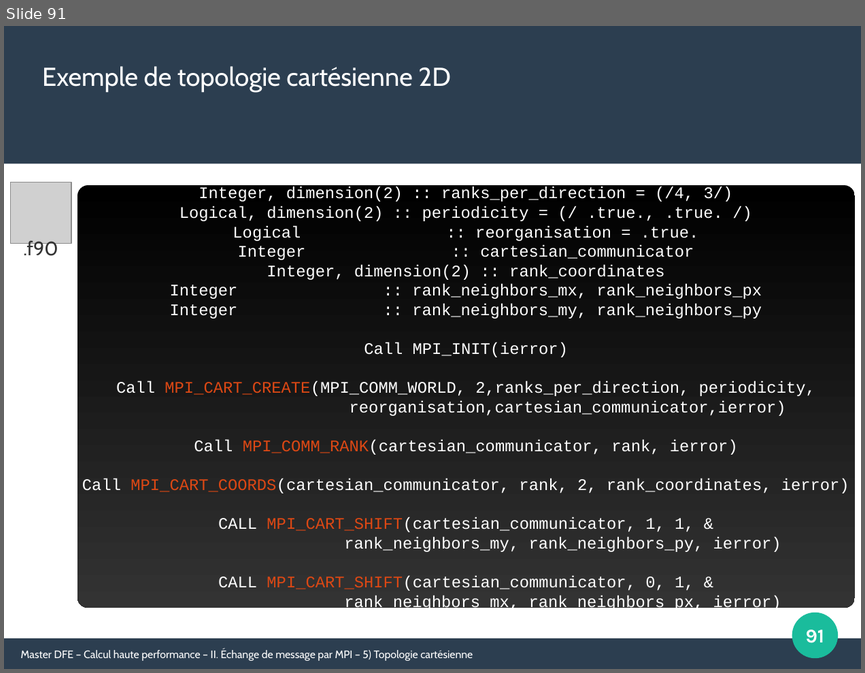
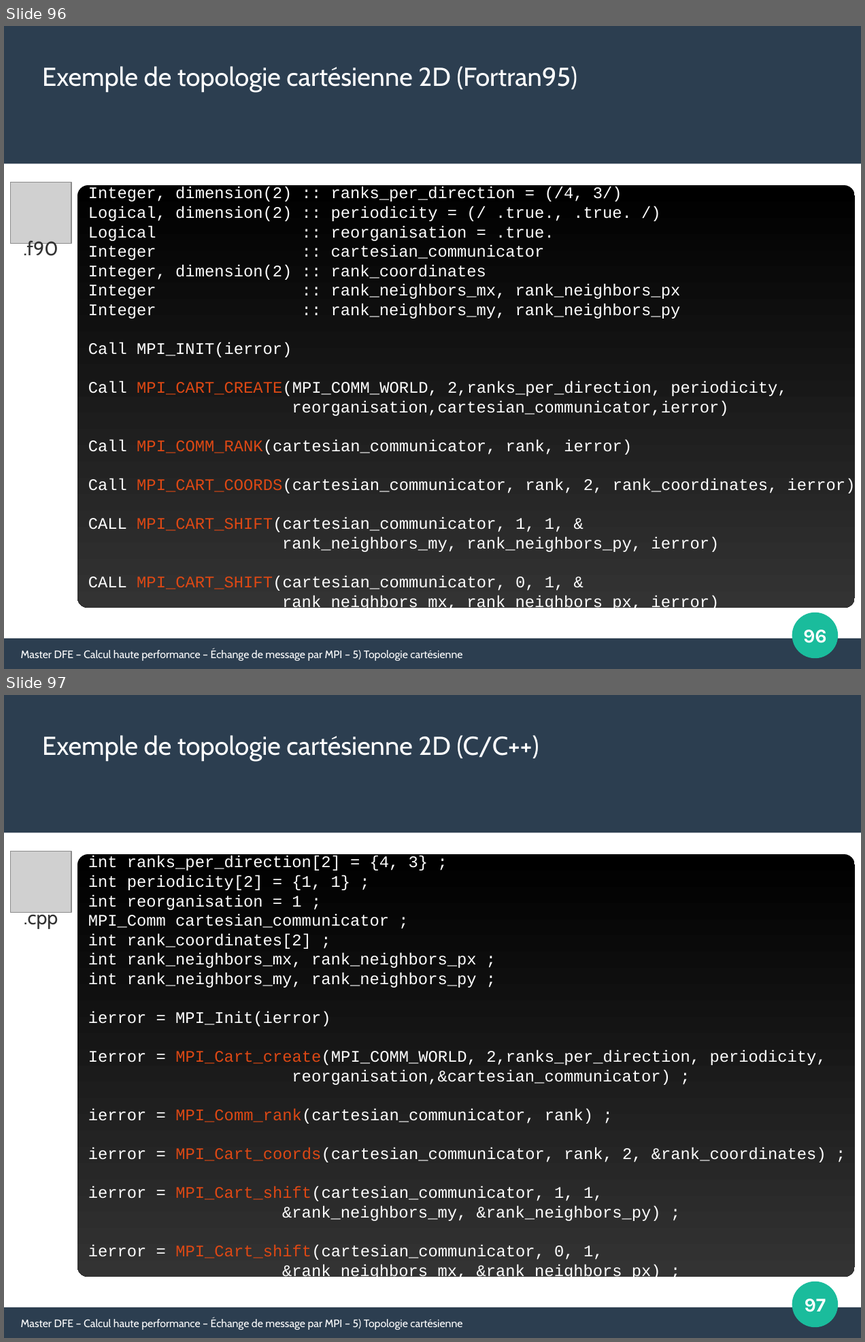
Before and after one commit to Maison-de-la-Simulation/HPC-DFE-Paris-Saclay, a slide deck: support/MPI.odp. Shown one above the other, each under a label of ours: slide 91 before the commit, slides 96 and 97 after it. The pictures are 865x673 and 865x1342 pixels, drawn with LibreOffice and Linux fonts; fonts in the diff are those of the drawing; grey boxes stand for pictures. Boxes give left, top, right and bottom in pixels: in the first picture for what was removed or moved away, otherwise in the second. Text is boxed around its words. In the diff, an @@ line names an element or a change of style, - is before the commit and + after.

```diff
--- a/support/MPI.odp
+++ b/support/MPI.odp
@@ slide 97 added at (x1=4, y1=695, x2=861, y2=1338), background #FFFFFF; not listed: 3 template elements that a slide beside it also shows @@
@@ text added at (x1=42, y1=735, x2=539, y2=761), 24 pt, text #FFFFFF @@
+Exemple de topologie cartésienne 2D (C/C++)
@@ picture added at (x1=10, y1=851, x2=71, y2=913) @@
@@ rounded rectangle added at (x1=77, y1=854, x2=855, y2=1276), fill gradient #000000 to #333333, 15 pt, text #FFFFFF @@
+int ranks_per_direction[2] = {4, 3} ;
+int periodicity[2] = {1, 1} ;
+int reorganisation = 1 ;
+MPI_Comm cartesian_communicator ;
+int rank_coordinates[2] ;
+int rank_neighbors_mx, rank_neighbors_px ;
+int rank_neighbors_my, rank_neighbors_py ;
+ierror = MPI_Init(ierror)
+Ierror = MPI_Cart_create(MPI_COMM_WORLD, 2,ranks_per_direction, periodicity,
+reorganisation,&cartesian_communicator) ;
+ierror = MPI_Comm_rank(cartesian_communicator, rank) ;
+ierror = MPI_Cart_coords(cartesian_communicator, rank, 2, &rank_coordinates) ;
+ierror = MPI_Cart_shift(cartesian_communicator, 1, 1,
+&rank_neighbors_my, &rank_neighbors_py) ;
+ierror = MPI_Cart_shift(cartesian_communicator, 0, 1,
+&rank_neighbors_mx, &rank_neighbors_px) ;
@@ text added at (x1=24, y1=908, x2=58, y2=929), 18 pt, text #333333 @@
+.cpp
@@ arrow added from (295, 970) to (295, 937), #007826 0.99 pt @@
@@ arrow added from (611, 959) to (611, 924), #007826 0.99 pt @@
@@ page number added at (x1=804, y1=1298, x2=826, y2=1312), 18 pt, text #FFFFFF, bold @@
+97
@@ text added at (x1=21, y1=1317, x2=462, y2=1329), 10 pt, text #FFFFFF @@
+Master DFE – Calcul haute performance – Échange de message par MPI – 5) Topologie cartésienne
@@ what was slide 91 is now slide 96 @@
@@ slide 96 changed as well @@
@@ text at (x1=42, y1=66, x2=578, y2=92): text changed @@
-Exemple de topologie cartésienne 2D
+Exemple de topologie cartésienne 2D (Fortran95)
@@ rounded rectangle "Integer, dimension(2) :: ranks_per_direction = ..." at (x1=77, y1=185, x2=855, y2=607): alignment centre to left @@
@@ page number at (x1=803, y1=629, x2=827, y2=643): text changed @@
-91
+96
@@ text at (x1=21, y1=648, x2=462, y2=660): text changed @@
-Master DFE – Calcul haute performance – II. Échange de message par MPI – 5) Topologie cartésienne
+Master DFE – Calcul haute performance – Échange de message par MPI – 5) Topologie cartésienne
```
Also in this commit, not shown: 8 other slides changed, 5 other slides added, 1 slide removed, 4 other files.
